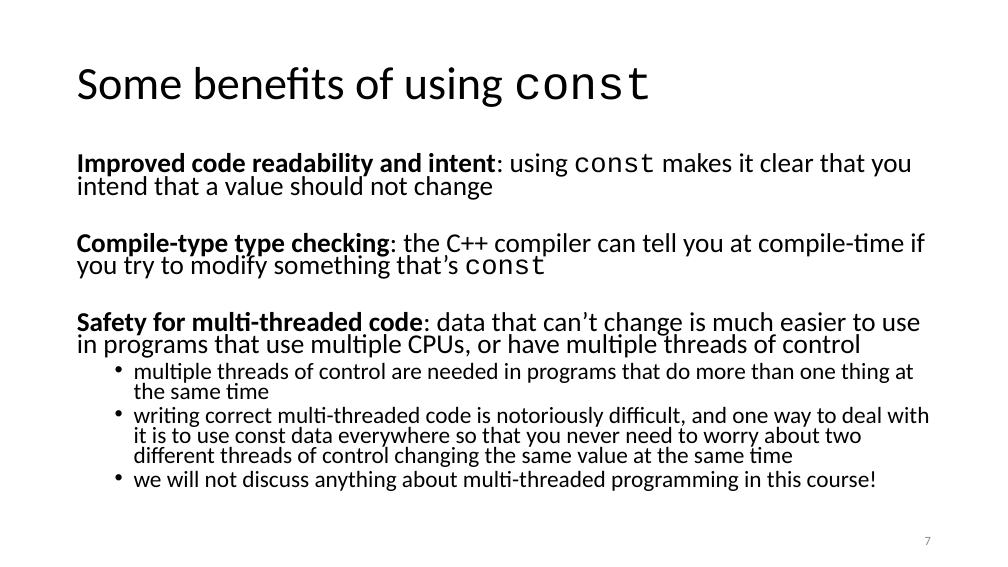
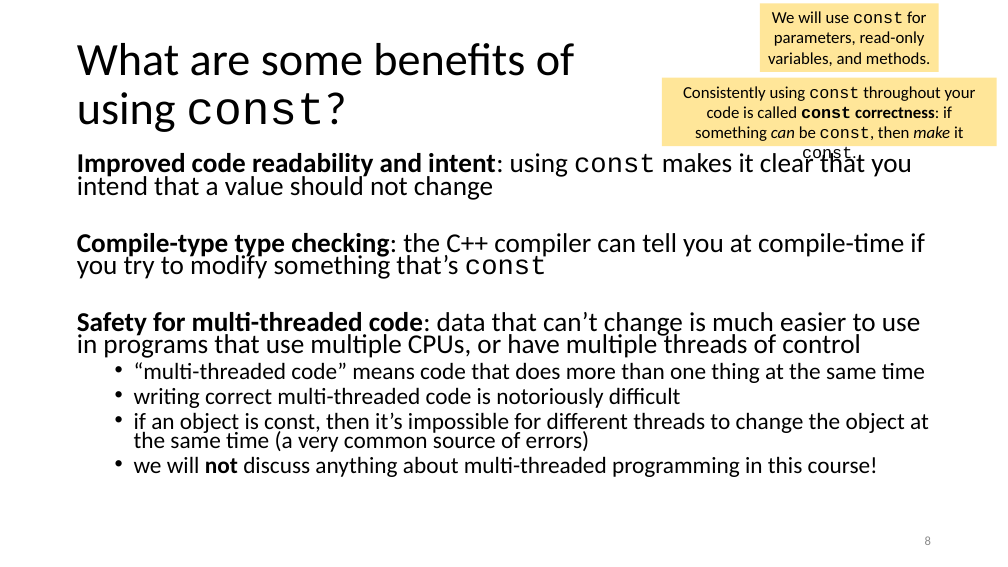
Before and after one commit to tjd1234/cmpt135spring2024, a slide deck: slide 8 of sample_code/week5/week5_cmpt135.pptx (slide 7 before the commit). Drawn at 1008x567 pixels with LibreOffice and Linux fonts; fonts in the diff are those of the drawing. Boxes give left, top, right and bottom in pixels: in the first picture for what was removed or moved away, otherwise in the second. Text is boxed around its words. In the diff, an @@ line names an element or a change of style, - is before the commit and + after.

```diff
--- a/sample_code/week5/week5_cmpt135.pptx
+++ b/sample_code/week5/week5_cmpt135.pptx
@@ rectangle added at box(760, 3, 939, 72), fill #FFE699, 16 pt, text #000000 @@
+We will use const for parameters, read-only variables, and methods.
@@ title at box(77, 43, 574, 132): text changed @@
-Some benefits of using const
+What are some benefits of
+using const?
@@ rectangle added at box(662, 78, 997, 147), fill #FFE699, 16 pt, text #000000 @@
+Consistently using const throughout your code is called const correctness: if something can be const, then make it const.
@@ text at box(134, 362, 929, 452): text changed @@
-  • multiple threads of control are needed in programs that do more than one thing at the same time
-  • writing correct multi-threaded code is notoriously difficult, and one way to deal with it is to use const data everywhere so that you never need to worry about two different threads of control changing the same value at the same time
+  • “multi-threaded code” means code that does more than one thing at the same time
+  • writing correct multi-threaded code is notoriously difficult
+  • if an object is const, then it’s impossible for different threads to change the object at the same time (a very common source of errors)
@@ text at box(134, 456, 878, 477): bold on in "not" @@
@@ page number at box(925, 536, 931, 545): text changed @@
-7
+8
```
Also in this commit, not shown: 19 other slides changed, 6 slides added, 2 other files.
